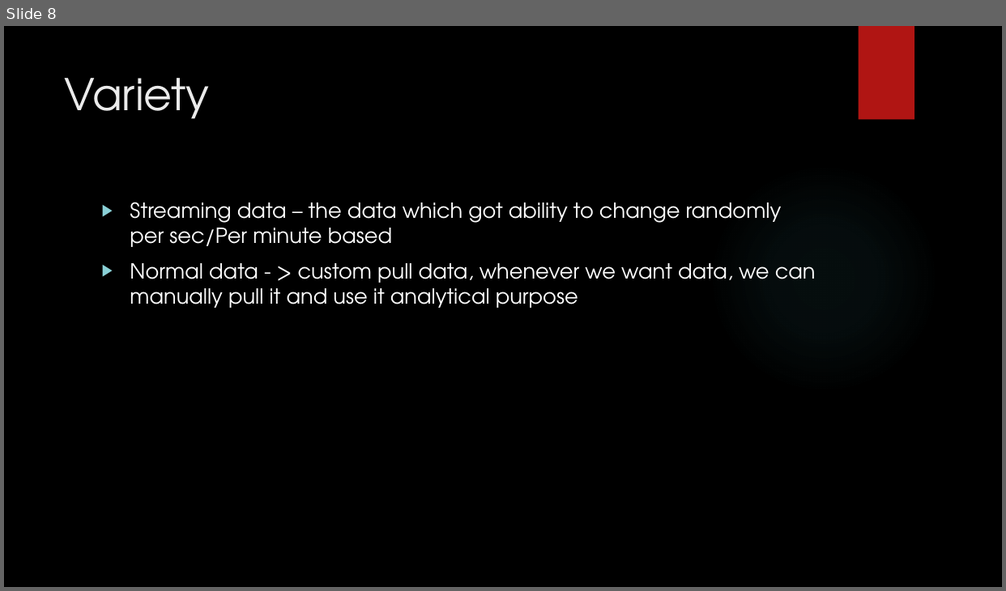
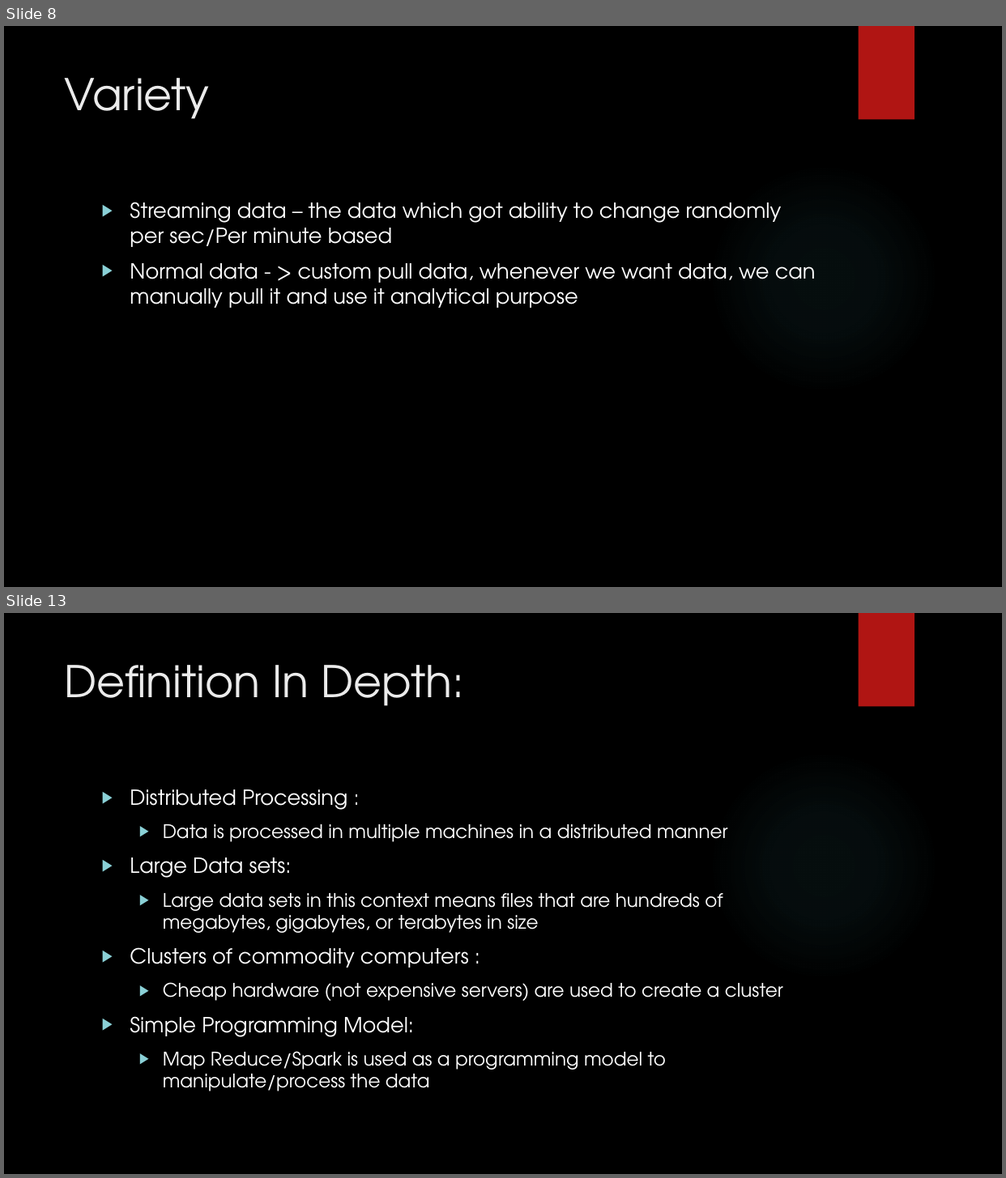
Before and after one commit to karthick1808/DW001, a slide deck: Bigdata.pptx. Shown one above the other, each under a label of ours: slide 8 before the commit, slides 8 and 13 after it; the slides between them are not shown. The pictures are 1006x591 and 1006x1178 pixels, drawn with LibreOffice and Linux fonts; fonts in the diff are those of the drawing; background and template pictures are left out. Boxes give left, top, right and bottom in pixels: in the first picture for what was removed or moved away, otherwise in the second. Text is boxed around its words. In the diff, an @@ line names an element or a change of style, - is before the commit and + after.

```diff
--- a/Bigdata.pptx
+++ b/Bigdata.pptx
@@ slide 13 added at [4, 613, 1002, 1174], background picture (left out); not listed: 2 template elements that a slide beside it also shows @@
@@ title added at [65, 665, 465, 706], 42 pt, text #EBEBEB @@
+Definition In Depth:
@@ text added at [130, 790, 783, 1092], 18 pt, text #FFFFFF @@
+▶ Distributed Processing :
+  ▶ Data is processed in multiple machines in a distributed manner
+▶ Large Data sets:
+  ▶ Large data sets in this context means files that are hundreds of megabytes, gigabytes, or terabytes in size
+▶ Clusters of commodity computers :
+  ▶ Cheap hardware (not expensive servers) are used to create a cluster
+▶ Simple Programming Model:
+  ▶ Map Reduce/Spark is used as a programming model to manipulate/process the data
```
Also in this commit, not shown: 6 other slides added.
